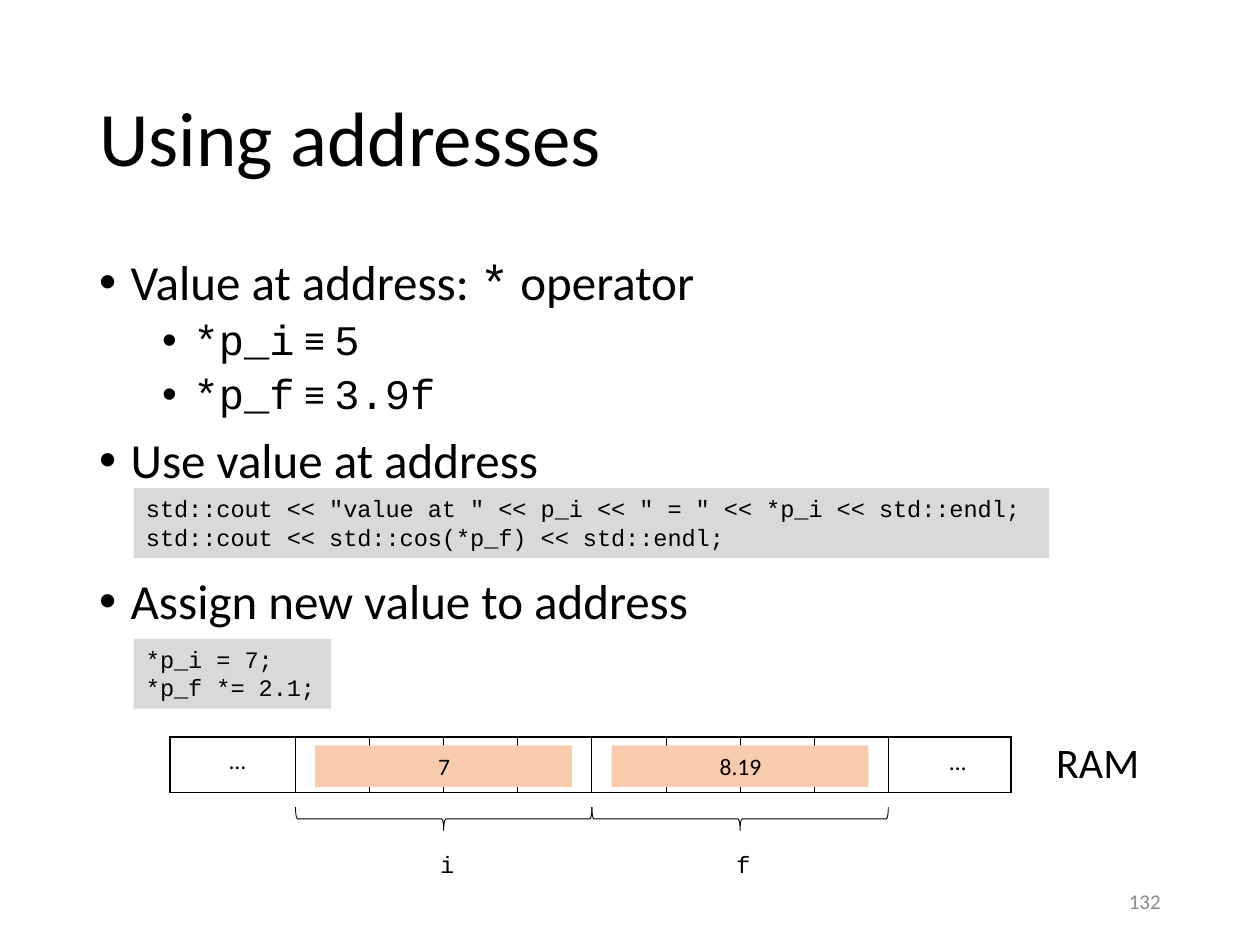
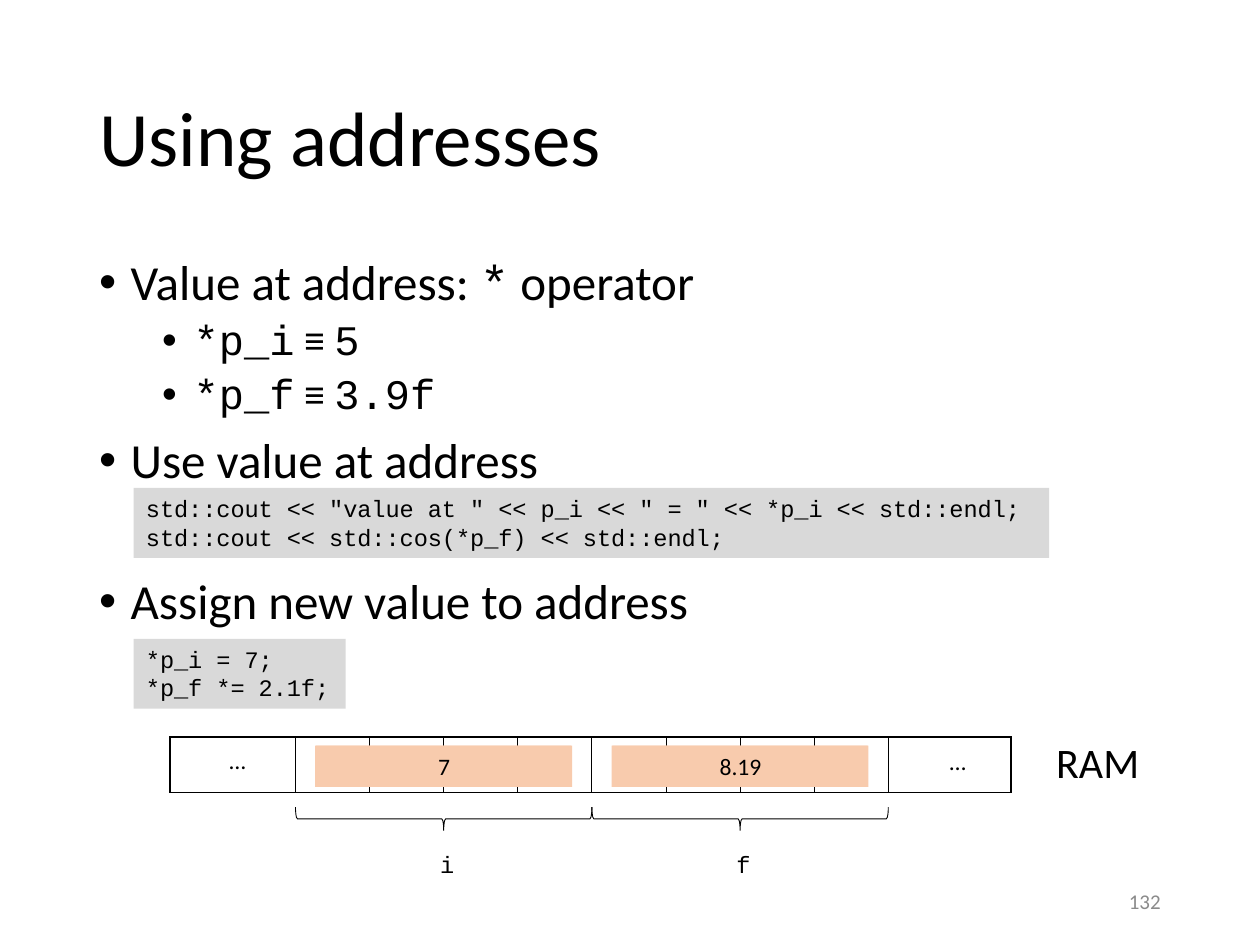
Before and after one commit to gjbex/Scientific-C-plus-plus, a slide deck: slide 132 of scientific_cpp.pptx. Drawn at 1260x945 pixels with LibreOffice and Linux fonts; fonts in the diff are those of the drawing. Boxes give left, top, right and bottom in pixels: in the first picture for what was removed or moved away, otherwise in the second. Text is boxed around its words. In the diff, an @@ line names an element or a change of style, - is before the commit and + after.

Commit message:
Fix typos

```diff
--- a/scientific_cpp.pptx
+++ b/scientific_cpp.pptx
@@ rectangle "*p_i = 7;": place and size @@
-rectangle "*p_i = 7;" at (134,639,331,709)
+rectangle "*p_i = 7;" at (134,639,345,709)
@@ text in rectangle at (146,679,330,701): text changed @@
-*p_f *= 2.1;
+*p_f *= 2.1f;
```
Also in this commit, not shown: 5 other slides changed.
